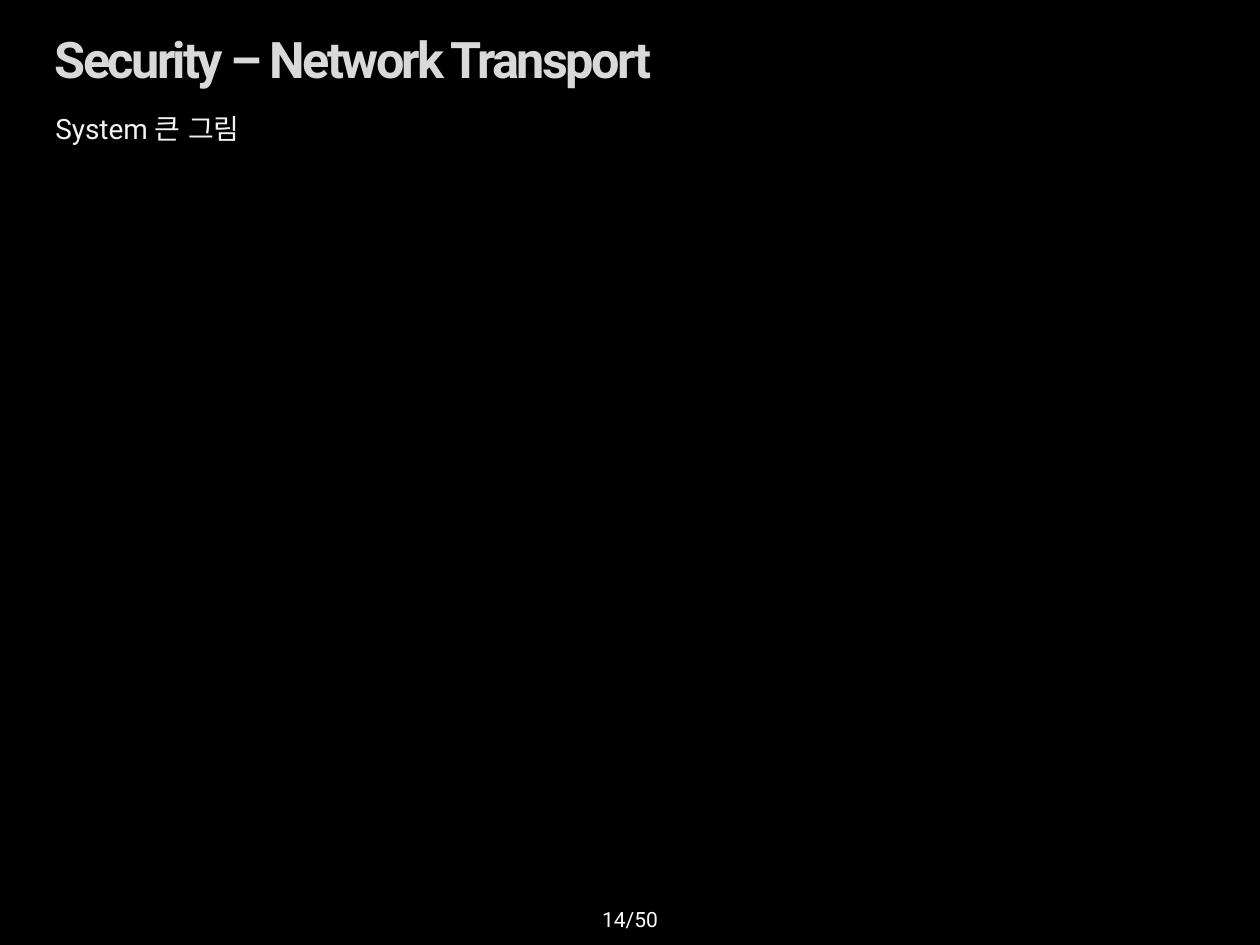
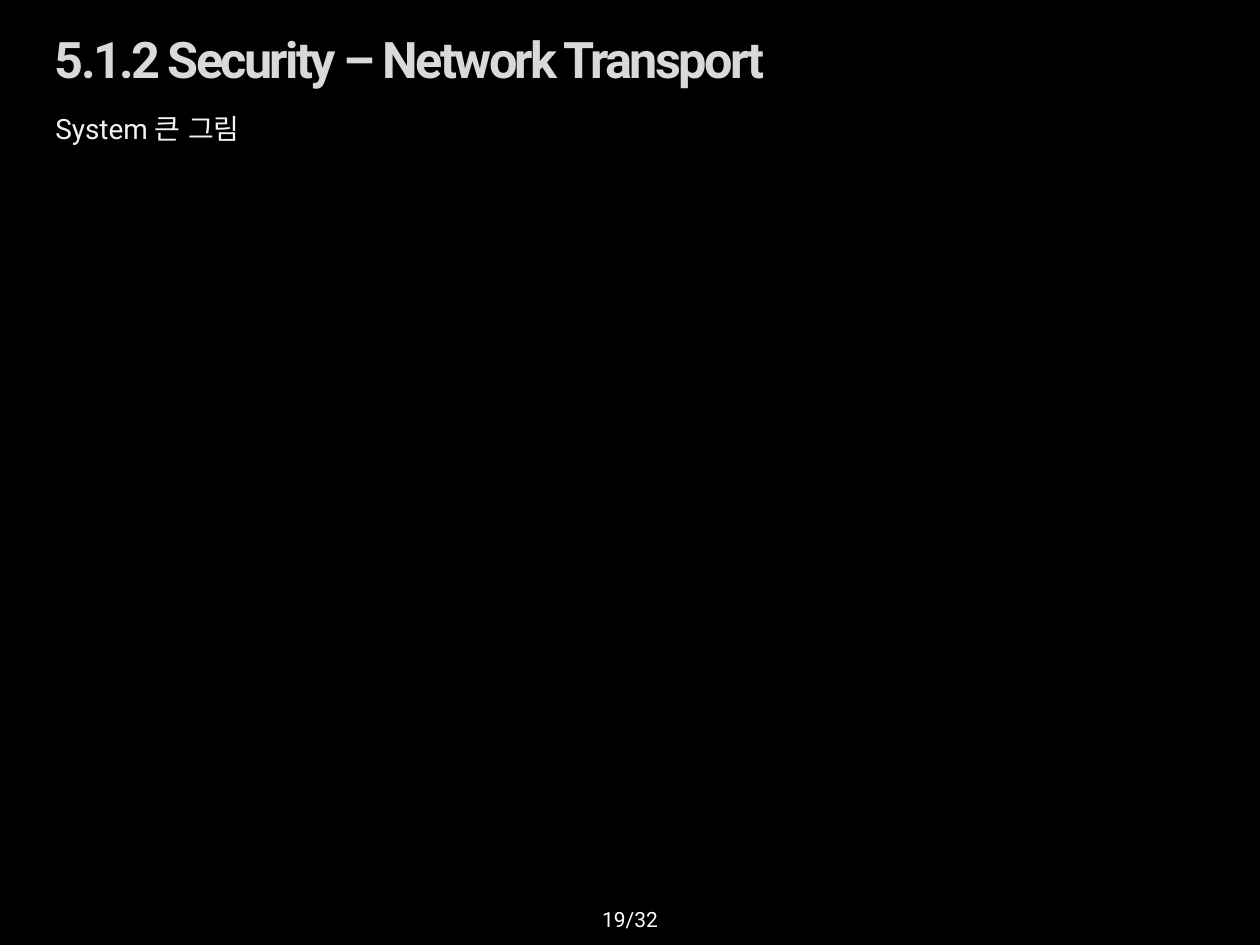
Before and after one commit to youkkwon/smarthome, a slide deck: slide 19 of doc/Docs/IoT System Final Presentation_0624.pptx (slide 14 before the commit). Drawn at 1260x945 pixels with LibreOffice and Linux fonts; fonts in the diff are those of the drawing; background and template pictures are left out. Boxes give left, top, right and bottom in pixels: in the first picture for what was removed or moved away, otherwise in the second. Text is boxed around its words. In the diff, an @@ line names an element or a change of style, - is before the commit and + after.

```diff
--- a/doc/Docs/IoT System Final Presentation_0624.pptx
+++ b/doc/Docs/IoT System Final Presentation_0624.pptx
@@ title at (55, 40, 764, 89): text changed @@
-Security – Network Transport
+5.1.2 Security – Network Transport
@@ page number at (602, 912, 658, 929): text changed @@
-14/50
+19/32
```
Also in this commit, not shown: 17 other slides changed, 9 slides added.
